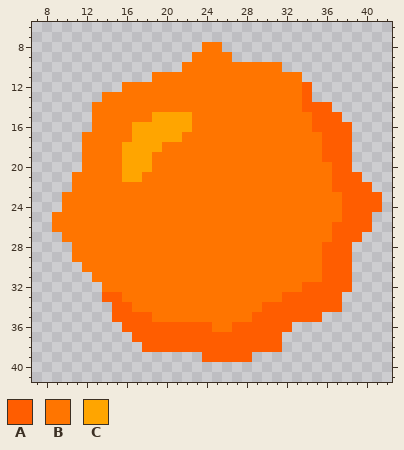
Pixel-art sprite -- resources/sprites/towers/turrets/booster/money/idle/000.png. That is the earlier state.
The file is 50x50 pixels. Shown: x 7..42, y 6..41.
Palette (. is transparent): A #ff5d00  B #ff7500  C #ffa500
Pixels before, first column x 9:
 8 ...............BB................
 9 ..............BBBB...............
10 .............BBBBBBBBBB..........
11 ..........BBBBBBBBBBBBBBB........
12 .......BBBBBBBBBBBBBBBBBBA.......
13 .....BBBBBBBBBBBBBBBBBBBBA.......
14 ....BBBBBBBBBBBBBBBBBBBBBAAA.....
15 ....BBBBBBCCCCBBBBBBBBBBBBAAA....
16 ....BBBBCCCCCCBBBBBBBBBBBBAAAA...
17 ...BBBBBCCCCCBBBBBBBBBBBBBBAAA...
18 ...BBBBCCCCBBBBBBBBBBBBBBBBAAA...
19 ...BBBBCCCBBBBBBBBBBBBBBBBBAAA...
20 ...BBBBCCCBBBBBBBBBBBBBBBBBBAA...
21 ..BBBBBCCBBBBBBBBBBBBBBBBBBBAAA..
22 ..BBBBBBBBBBBBBBBBBBBBBBBBBBAAAA.
23 .BBBBBBBBBBBBBBBBBBBBBBBBBBBBAAAA
24 .BBBBBBBBBBBBBBBBBBBBBBBBBBBBAAAA
25 BBBBBBBBBBBBBBBBBBBBBBBBBBBBBAAA.
26 BBBBBBBBBBBBBBBBBBBBBBBBBBBBAAAA.
27 .BBBBBBBBBBBBBBBBBBBBBBBBBBBAAA..
28 ..BBBBBBBBBBBBBBBBBBBBBBBBBAAA...
29 ..BBBBBBBBBBBBBBBBBBBBBBBBBAAA...
30 ...BBBBBBBBBBBBBBBBBBBBBBBBAAA...
31 ....BBBBBBBBBBBBBBBBBBBBBBBAAA...
32 .....BBBBBBBBBBBBBBBBBBBBAAAAA...
33 .....AABBBBBBBBBBBBBBBBAAAAAA....
34 ......AABBBBBBBBBBBBBAAAAAAAA....
35 ......AAAABBBBBBBBBBAAAAAAA......
36 .......AAAAAAAAABBAAAAAA.........
37 ........AAAAAAAAAAAAAAA..........
38 .........AAAAAAAAAAAAAA..........
39 ...............AAAAA.............
The same view after the edit:
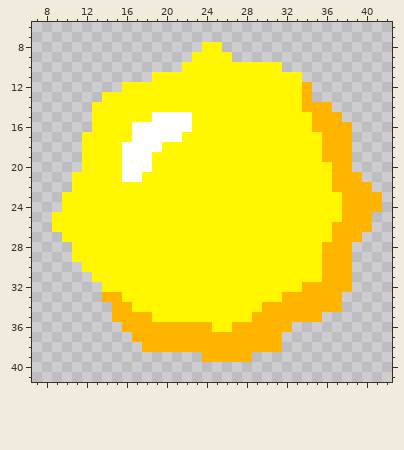
From old to new:
colour A: #ff5d00 -> #ffb500
colour B: #ff7500 -> #fff600
colour C: #ffa500 -> #ffffff
